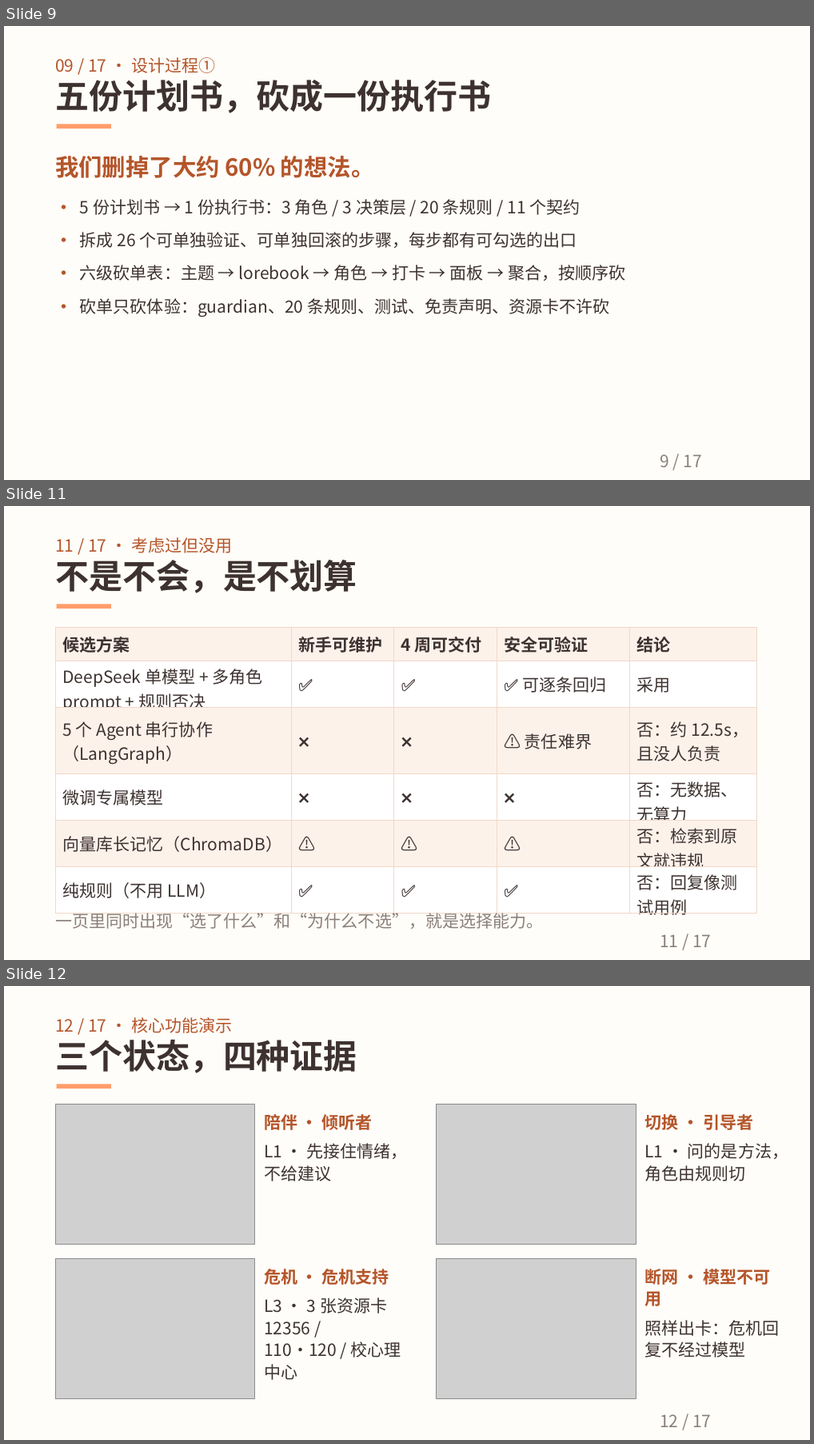
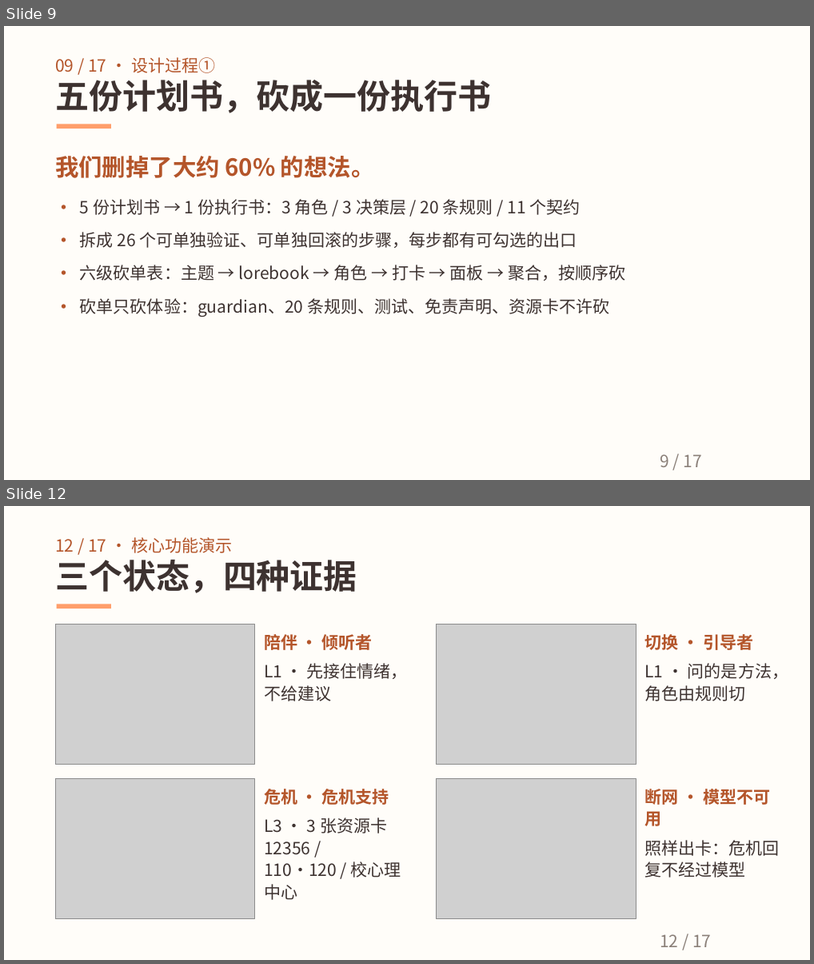
Before and after one commit to nanxiangzizui/xinyu, a slide deck: docs/02_项目方案.pptx. Shown one above the other, each under a label of ours: slides 9, 11 and 12 before the commit, slides 9 and 12 after it; the slides between them are not shown. The pictures are 814x1444 and 814x964 pixels, drawn with LibreOffice and Linux fonts; fonts in the diff are those of the drawing; grey boxes stand for pictures. Boxes give left, top, right and bottom in pixels: in the first picture for what was removed or moved away, otherwise in the second. Text is boxed around its words. In the diff, an @@ line names an element or a change of style, - is before the commit and + after.

```diff
--- a/docs/02_项目方案.pptx
+++ b/docs/02_项目方案.pptx
@@ slide 11 removed at [4, 506, 810, 960], background #FFFDF9 @@
@@ text removed at [55, 537, 232, 553] @@
-11 / 17 · 考虑过但没用
@@ text removed at [55, 560, 358, 593] @@
-不是不会，是不划算
@@ rectangle removed at [57, 604, 111, 608] @@
@@ table removed at [55, 627, 757, 918], 6 rows, 5 columns @@
-候选方案 | 新手可维护 | 4 周可交付 | 安全可验证 | 结论
-DeepSeek 单模型 + 多角色 prompt + 规则否决 | ✅ | ✅ | ✅ 可逐条回归 | 采用
-5 个 Agent 串行协作（LangGraph） | ❌ | ❌ | ⚠️ 责任难界 | 否：约 12.5s，且没人负责
-微调专属模型 | ❌ | ❌ | ❌ | 否：无数据、无算力
-向量库长记忆（ChromaDB） | ⚠️ | ⚠️ | ⚠️ | 否：检索到原文就违规
-纯规则（不用 LLM） | ✅ | ✅ | ✅ | 否：回复像测试用例
@@ text removed at [55, 910, 543, 928] @@
-一页里同时出现“选了什么”和“为什么不选”，就是选择能力。
@@ text removed at [660, 934, 711, 947] @@
-11 / 17
```
Also in this commit, not shown: 10 slides changed, 2 slides added, 1 other slide removed, 51 other files.
